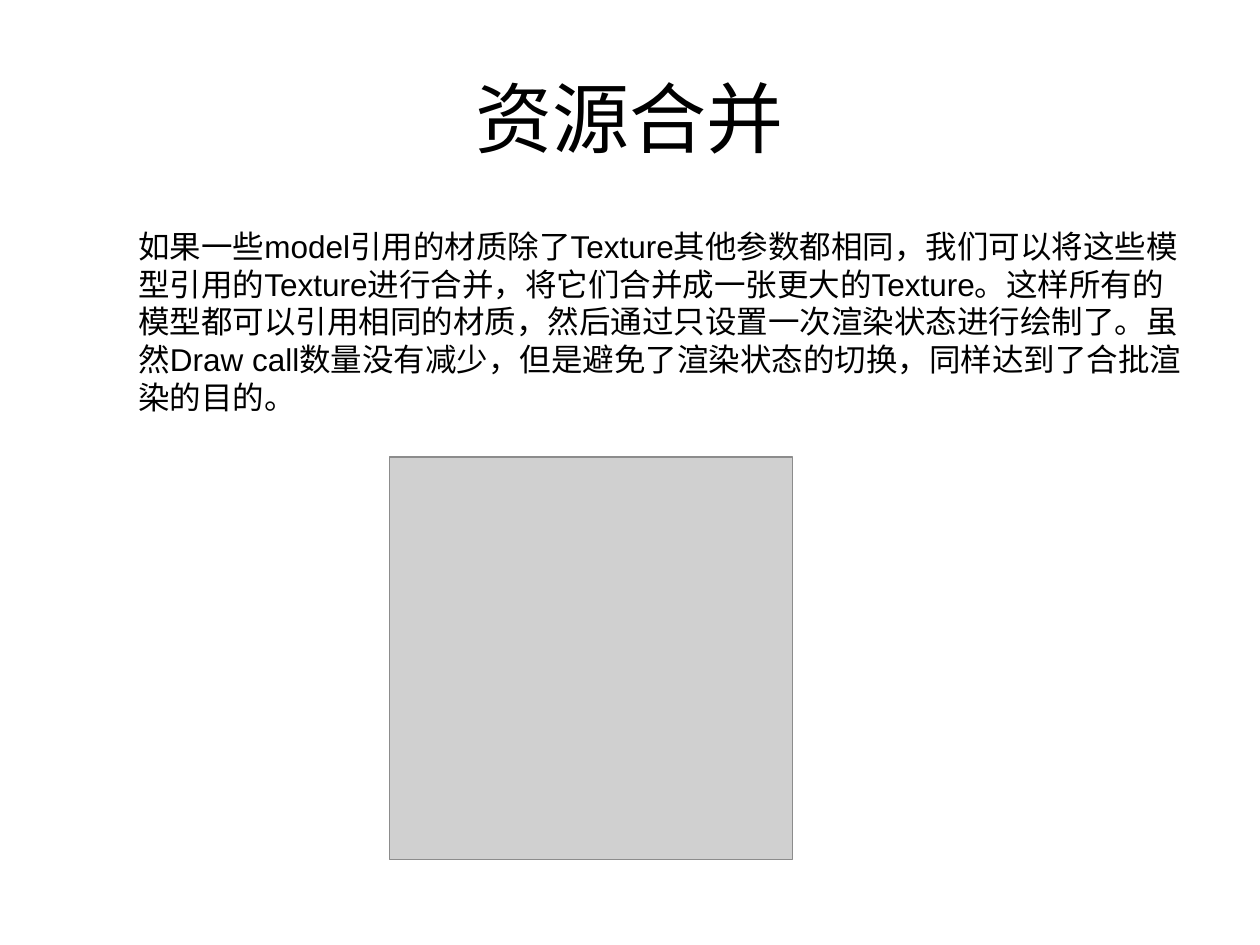
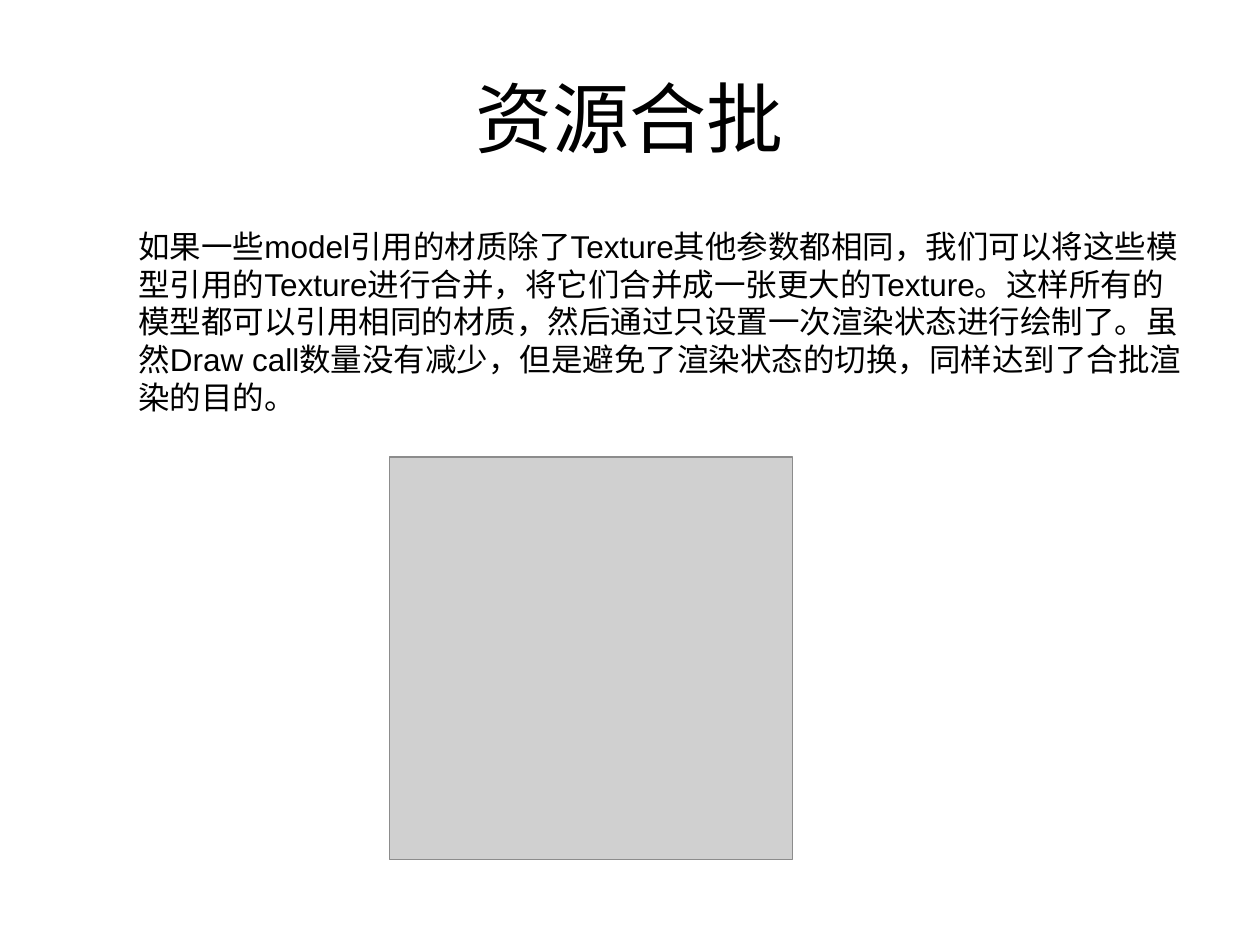
Before and after one commit to lhswei/learnopengl, a slide deck: slide 5 of sample/instancing/3D渲染instancing.ppt. Drawn at 1260x945 pixels with LibreOffice and Linux fonts; fonts in the diff are those of the drawing; grey boxes stand for pictures. Boxes give left, top, right and bottom in pixels: in the first picture for what was removed or moved away, otherwise in the second. Text is boxed around its words. In the diff, an @@ line names an element or a change of style, - is before the commit and + after.

```diff
--- a/sample/instancing/3D渲染instancing.ppt
+++ b/sample/instancing/3D渲染instancing.ppt
@@ title at [476, 82, 784, 154]: text changed @@
-资源合并
+资源合批
```
Also in this commit, not shown: 3 other slides changed.
